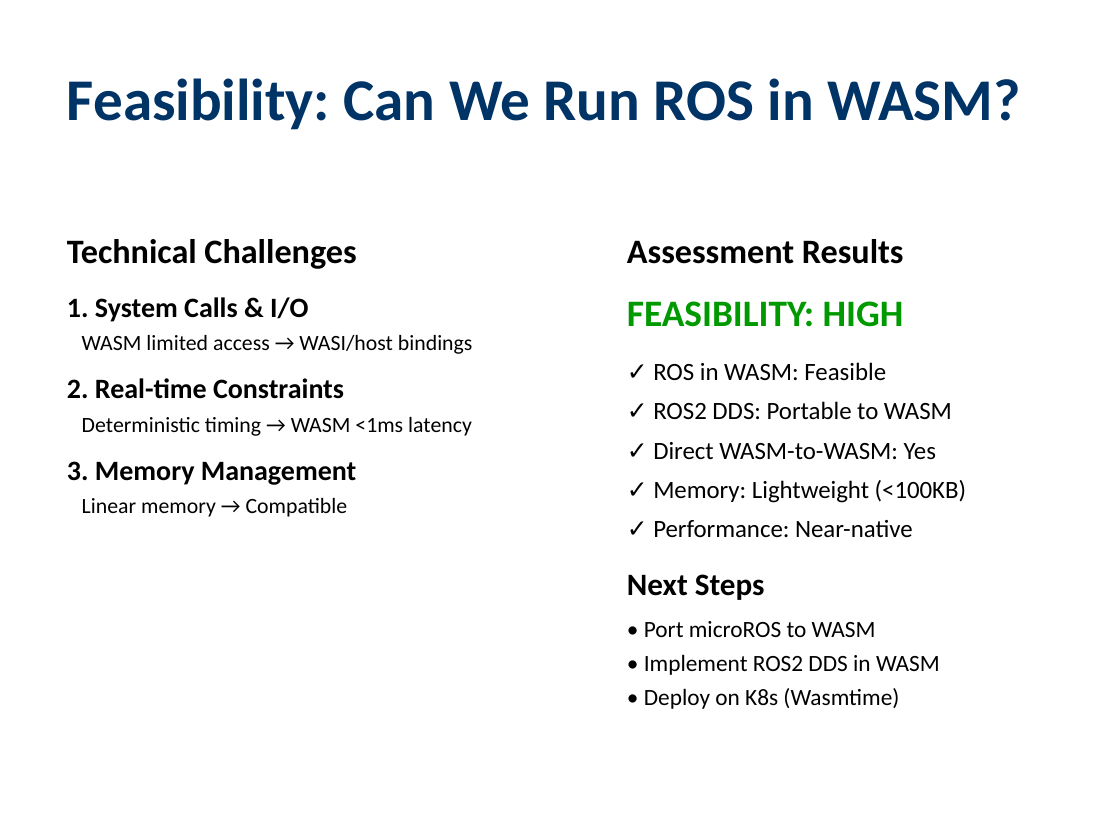
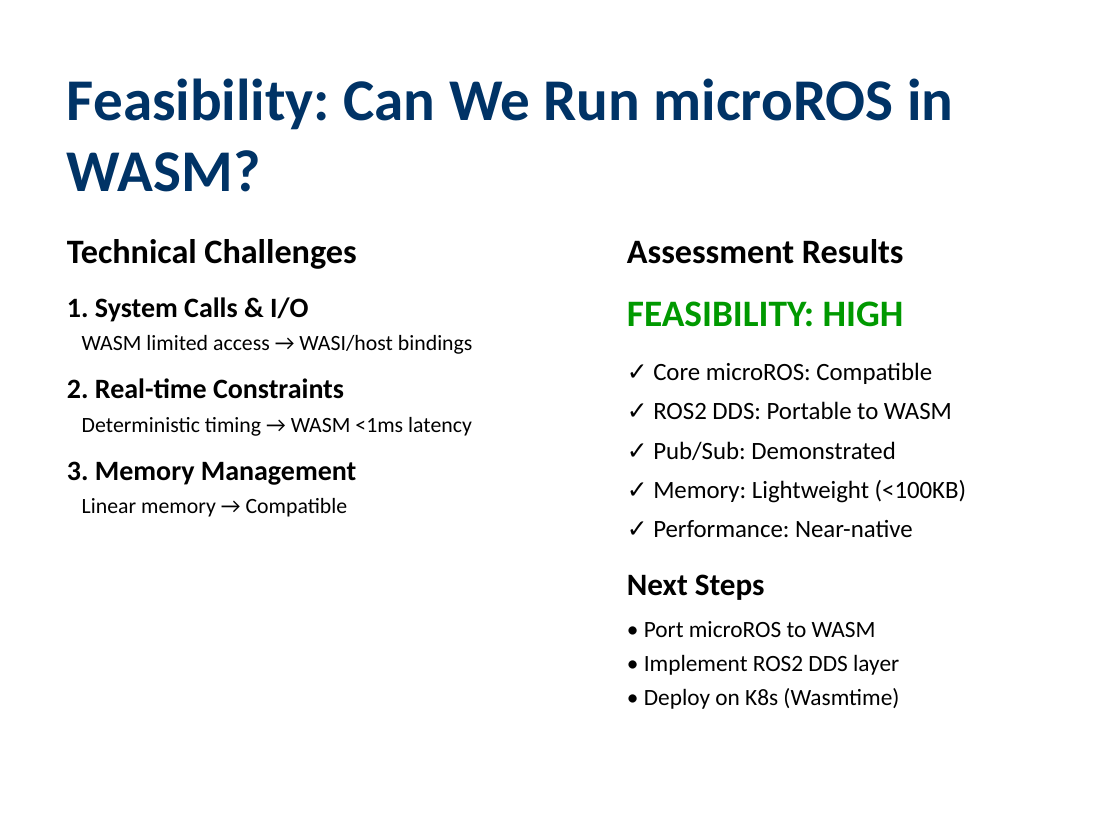
Before and after one commit to lucadagati/ros_wasm_example, a slide deck: slide 3 of microROS_WASM_K8s_Feasibility.pptx (slide 7 before the commit). Drawn at 1120x840 pixels with LibreOffice and Linux fonts; fonts in the diff are those of the drawing. Boxes give left, top, right and bottom in pixels: in the first picture for what was removed or moved away, otherwise in the second. Text is boxed around its words. In the diff, an @@ line names an element or a change of style, - is before the commit and + after.

Commit message:
Complete: All tests executed, README updated, PPTX regenerated
- Functional tests: 18/18 PASS
- System tests: 10/12 PASS (2 expected failures for external deps)
- README updated with target architecture (microROS in WASM)
- PPTX regenerated with all UML diagrams
- All files committed and ready for push

```diff
--- a/microROS_WASM_K8s_Feasibility.pptx
+++ b/microROS_WASM_K8s_Feasibility.pptx
@@ text at bbox=[67, 78, 953, 192]: text changed @@
-Feasibility: Can We Run ROS in WASM?
+Feasibility: Can We Run microROS in WASM?
@@ text at bbox=[653, 362, 932, 384]: text changed @@
-✓ ROS in WASM: Feasible
+✓ Core microROS: Compatible
@@ text at bbox=[653, 441, 895, 460]: text changed @@
-✓ Direct WASM-to-WASM: Yes
+✓ Pub/Sub: Demonstrated
@@ text at bbox=[644, 654, 899, 675]: text changed @@
-• Implement ROS2 DDS in WASM
+• Implement ROS2 DDS layer
```
Also in this commit, not shown: 1 slide added, 5 slides removed, 4 other files.
